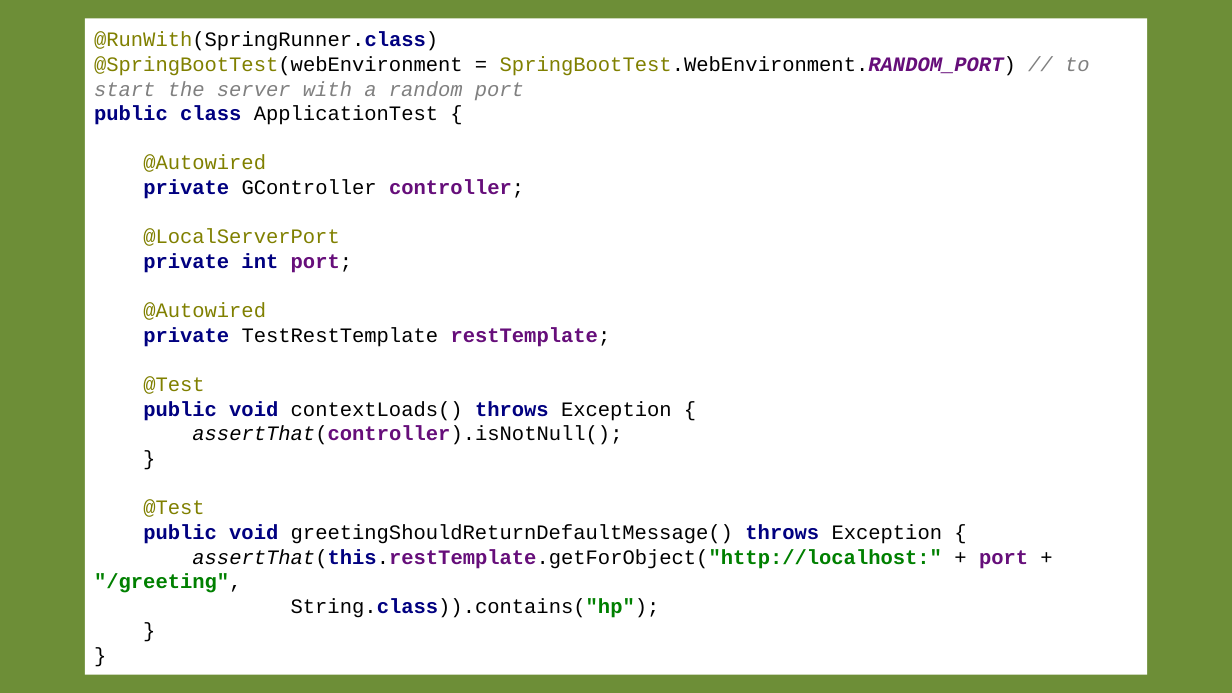
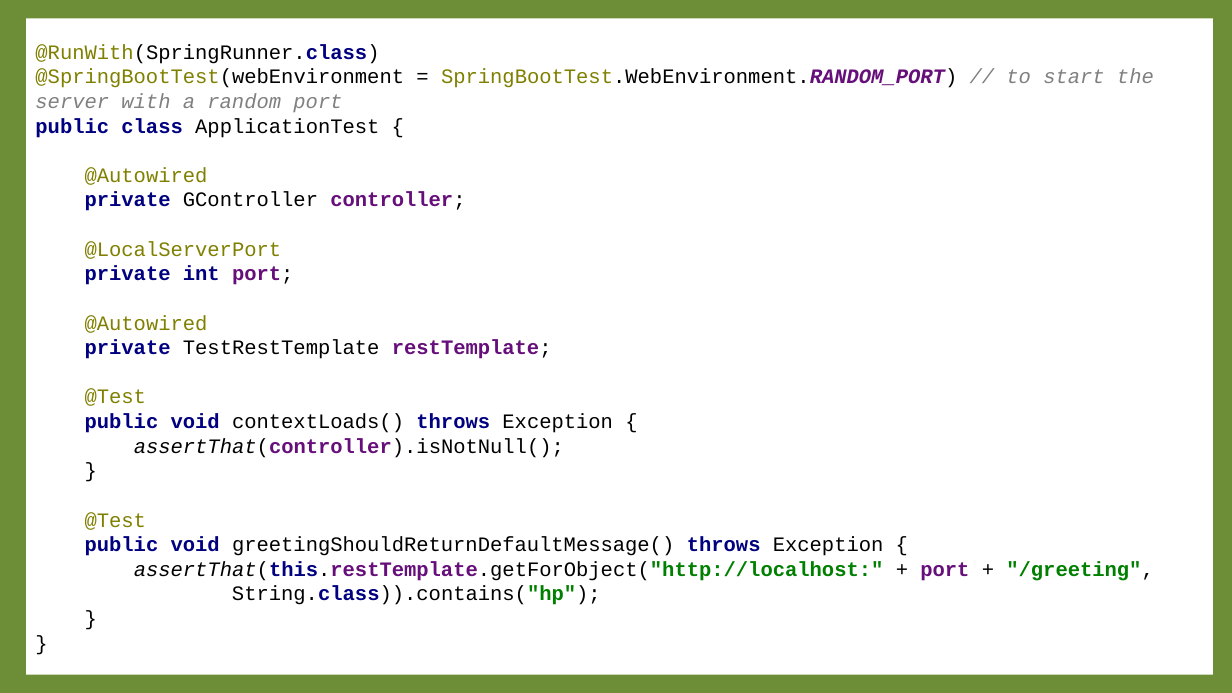
Before and after one commit to arenat/wiza_1, a slide deck: slide 55 of wiza.pptx (slide 53 before the commit). Drawn at 1232x693 pixels with LibreOffice and Linux fonts; fonts in the diff are those of the drawing; background and template pictures are left out. Boxes give left, top, right and bottom in pixels: in the first picture for what was removed or moved away, otherwise in the second. Text is boxed around its words. In the diff, an @@ line names an element or a change of style, - is before the commit and + after.

```diff
--- a/wiza.pptx
+++ b/wiza.pptx
@@ rectangle "@RunWith(SpringRunner.class) @SpringBootTest(webEnvironment  ...": place and size @@
-rectangle "@RunWith(SpringRunner.class) @SpringBootTest(webEnvironment  ..." at (85, 18, 1148, 675)
+rectangle "@RunWith(SpringRunner.class) @SpringBootTest(webEnvironment  ..." at (26, 18, 1213, 675)
```
Also in this commit, not shown: 55 other slides changed, 3 slides added, 1 other file.
